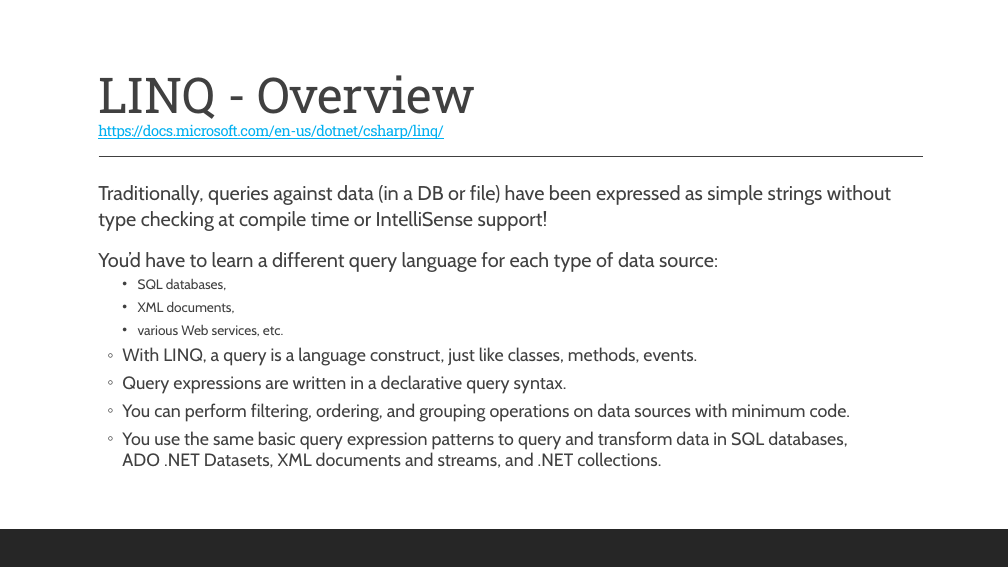
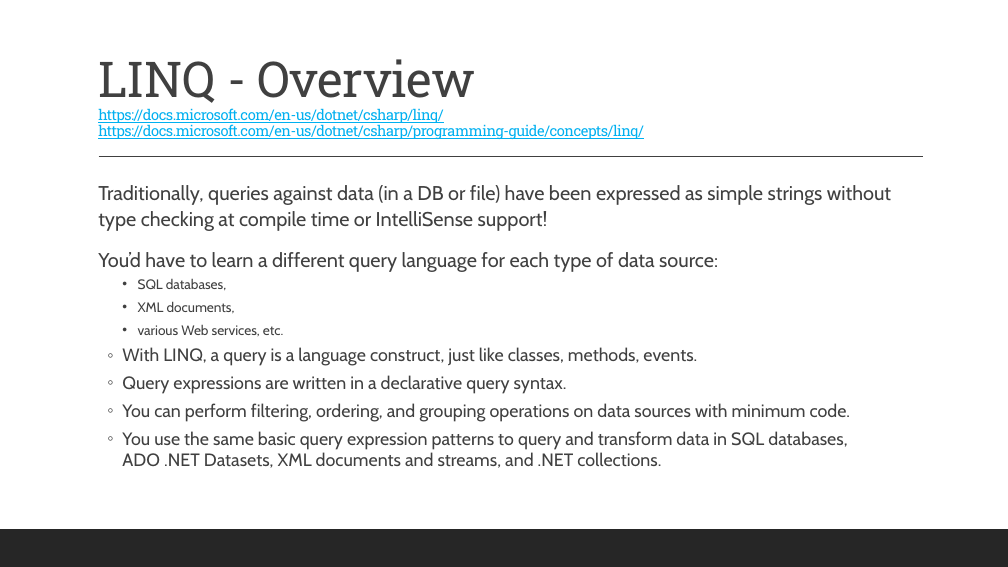
Before and after one commit to 2002-feb24-net/trainer-code, a slide deck: slide 3 of 1-csharp/REPO_MarksCodeAndPPTs/DotNetPPTs/D4_.NET_LINQ.pptx. Drawn at 1008x567 pixels with LibreOffice and Linux fonts; fonts in the diff are those of the drawing. Boxes give left, top, right and bottom in pixels: in the first picture for what was removed or moved away, otherwise in the second. Text is boxed around its words. In the diff, an @@ line names an element or a change of style, - is before the commit and + after.

```diff
--- a/1-csharp/REPO_MarksCodeAndPPTs/DotNetPPTs/D4_.NET_LINQ.pptx
+++ b/1-csharp/REPO_MarksCodeAndPPTs/DotNetPPTs/D4_.NET_LINQ.pptx
@@ title at (98,59,644,139): text changed @@
-LINQ - Overview
-https://docs.microsoft.com/en-us/dotnet/csharp/linq/
+LINQ - Overview
+https://docs.microsoft.com/en-us/dotnet/csharp/linq/
+https://docs.microsoft.com/en-us/dotnet/csharp/programming-guide/concepts/linq/
```
Also in this commit, not shown: 3 other slides changed.
